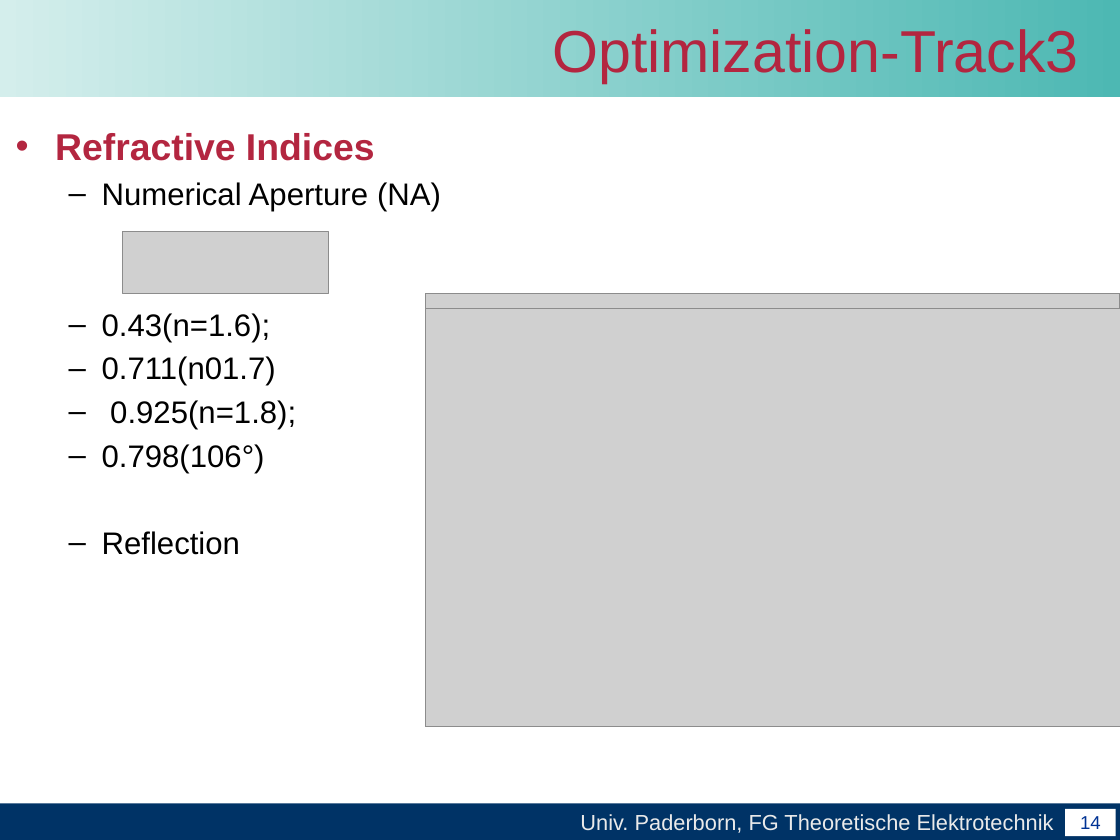
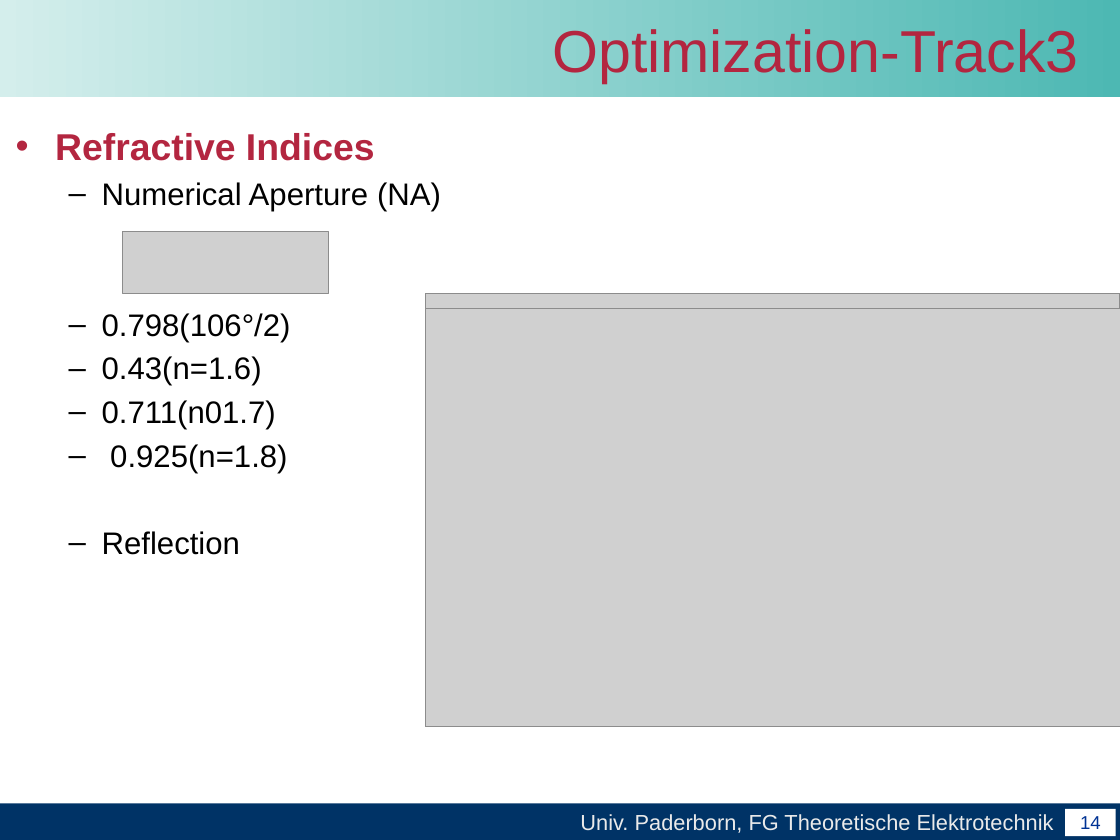
Before and after one commit to leonard117/arbeittet, a slide deck: slide 15 of Master_arbeit/word/Abschlussvortrag der Masterarbeit.pptx. Drawn at 1120x840 pixels with LibreOffice and Linux fonts; fonts in the diff are those of the drawing; grey boxes stand for pictures; background and template pictures are left out. Boxes give left, top, right and bottom in pixels: in the first picture for what was removed or moved away, otherwise in the second. Text is boxed around its words. In the diff, an @@ line names an element or a change of style, - is before the commit and + after.

```diff
--- a/Master_arbeit/word/Abschlussvortrag der Masterarbeit.pptx
+++ b/Master_arbeit/word/Abschlussvortrag der Masterarbeit.pptx
@@ text at [102, 313, 291, 386]: text changed @@
-  – 0.43(n=1.6);
+  – 0.798(106°/2)
+  – 0.43(n=1.6)
@@ text at [110, 444, 287, 473]: text changed @@
-  – 0.925(n=1.8);
-  – 0.798(106°)
+  – 0.925(n=1.8)
```
Also in this commit, not shown: 3 other slides changed.
